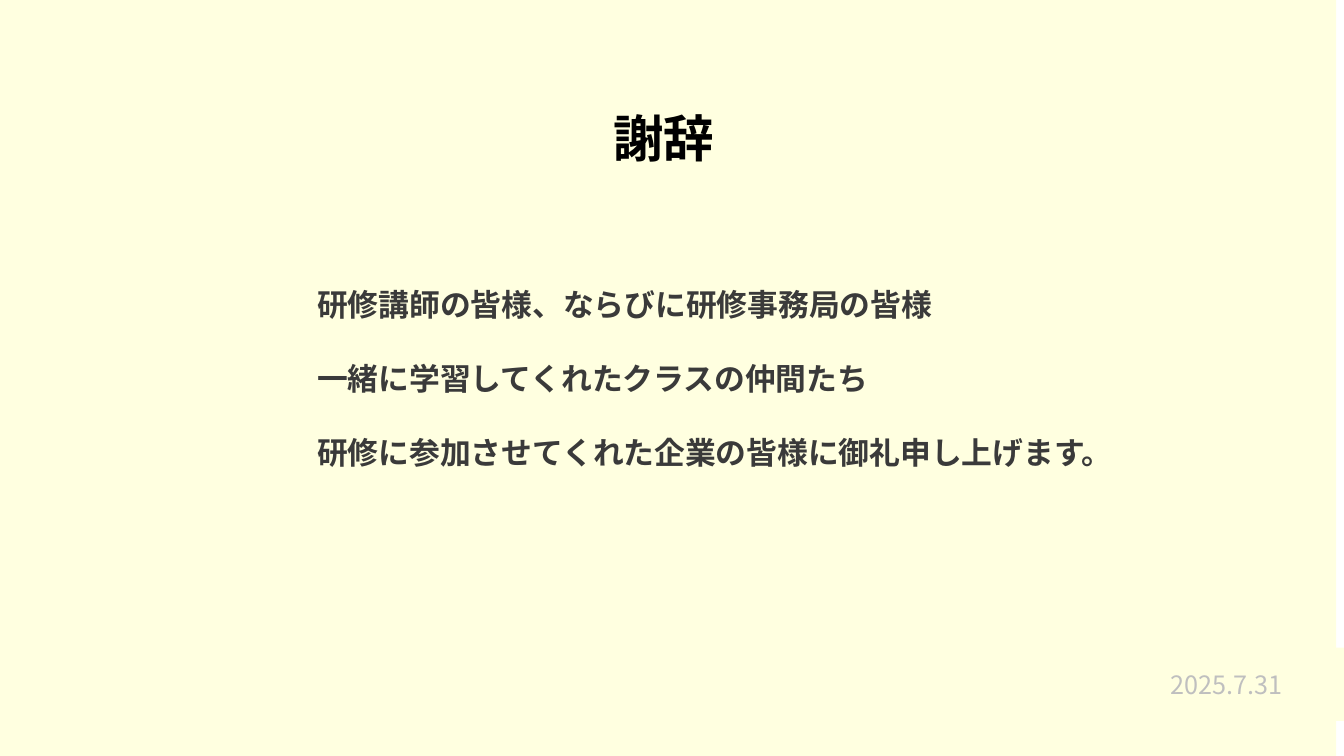
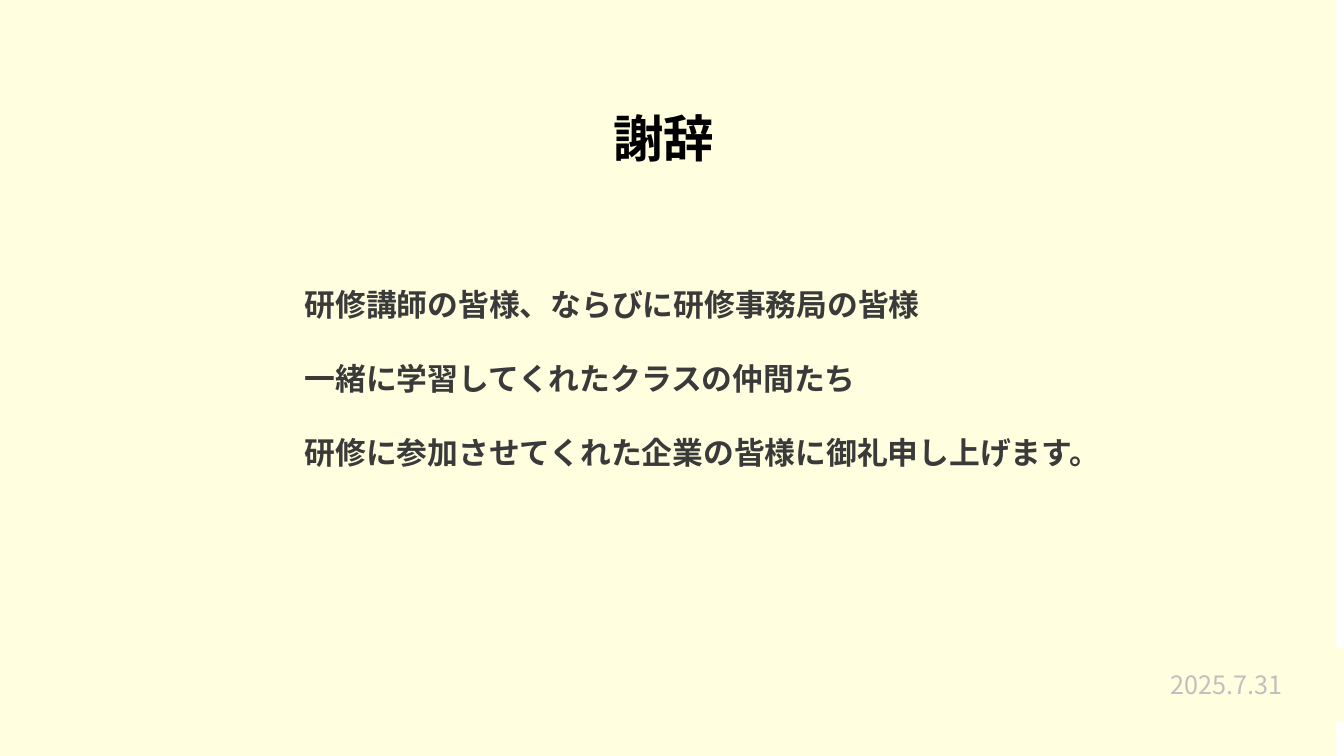
Before and after one commit to plusdojo2025/a2-7, a slide deck: slide 17 of 発表準備/7月成果発表会.pptx. Drawn at 1344x756 pixels with LibreOffice and Linux fonts; fonts in the diff are those of the drawing. Boxes give left, top, right and bottom in pixels: in the first picture for what was removed or moved away, otherwise in the second. Text is boxed around its words. In the diff, an @@ line names an element or a change of style, - is before the commit and + after.

```diff
--- a/発表準備/7月成果発表会.pptx
+++ b/発表準備/7月成果発表会.pptx
@@ text "研修講師の皆様、ならびに研修事務局の皆様": place and size @@
-text "研修講師の皆様、ならびに研修事務局の皆様" at box(317, 290, 1112, 467)
+text "研修講師の皆様、ならびに研修事務局の皆様" at box(305, 290, 1100, 467)
@@ text "研修講師の皆様、ならびに研修事務局の皆様" at box(305, 290, 1100, 467): font Courier New to Noto Sans CJK JP @@
```
Also in this commit, not shown: 1 other slide changed.
